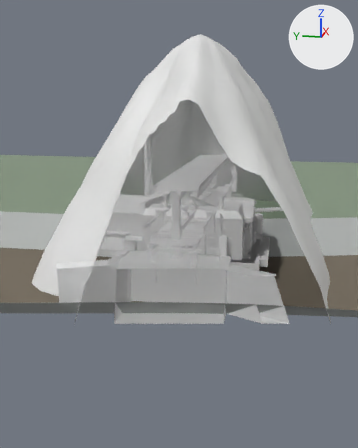
Before and after pictures for a commit that changed the Blender file blender/SM_Env_Pack.blend.
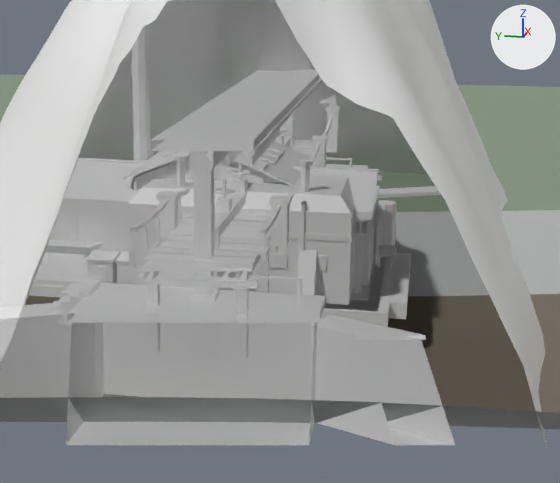
There are two pictures of each version: one whole from a 50 mm camera at (-47.1, -7.4, 14.0) aimed at (-2.3, 1.5, 2.8), one close up on the part from 24% to 94% of the width and 27% to 76% of the height. Arrows for +X, +Y and +Z are at upper right; the lights stay in place. The last two pictures show the newer version. Everything nearer to the camera than a plane just in front of the edit is cut away.

Names of what the first close-up shows: 'SM_Env_BankSampah', 'SM_Env_GunungSampah_3Tiers', 'SM_Env_JembatanUtama', 'SM_Env_KarantinaBiohazard', 'SM_Env_KoperasiDesa', 'SM_Env_PintuAirSiaga1', 'SM_Env_PosMedisB3', 'SM_Env_RiverValleyTerrain'.
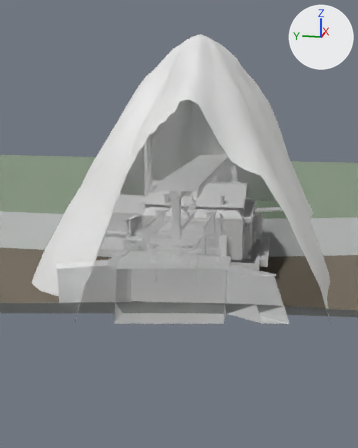
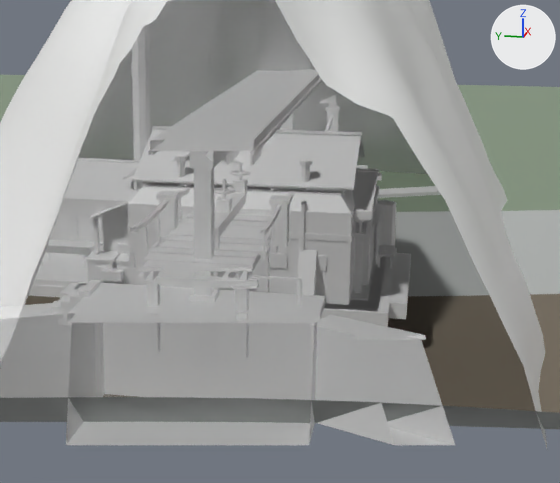
Patch to the scene script:
```diff
--- a/blender/SM_Env_Pack.blend.py
+++ b/blender/SM_Env_Pack.blend.py
@@ mat_m_env_sengkarat @@
+mat_m_env_sengkarat = principled_material('M_Env_SengKarat')
+mat_m_env_sengkarat.base_color = (0.8, 0.8, 0.8)  # white #e7e7e7
@@ mat_m_env_papanpengepul @@
+mat_m_env_papanpengepul = principled_material('M_Env_PapanPengepul')
+mat_m_env_papanpengepul.base_color = (0.8, 0.8, 0.8)  # white #e7e7e7
@@ me_sm_env_gudangpengepul @@
+me_sm_env_gudangpengepul.from_pydata(...)  # 531 vertices, 403 faces; spans x -4.3..4.0, y -4.64..7.0, z -0.5..6.53
+# faces by material slot: [29, 23, 114, 24, 6, 48, 87, 72]
+me_sm_env_gudangpengepul.materials.append(mat_m_env_senggalvanis)  # white #e7e7e7
+me_sm_env_gudangpengepul.materials.append(mat_m_env_sengkarat)  # white #e7e7e7
+me_sm_env_gudangpengepul.materials.append(mat_m_env_kayutiang)  # white #e7e7e7
+me_sm_env_gudangpengepul.materials.append(mat_m_env_kayupapan)  # white #e7e7e7
+me_sm_env_gudangpengepul.materials.append(mat_m_env_betonputih)  # white #e7e7e7
+me_sm_env_gudangpengepul.materials.append(mat_m_env_besigelap)  # white #e7e7e7
+me_sm_env_gudangpengepul.materials.append(mat_m_env_trashpieces)  # white #e7e7e7
+me_sm_env_gudangpengepul.materials.append(mat_m_env_papanpengepul)  # white #e7e7e7
@@ ob_sm_env_gudangpengepul @@
+ob_sm_env_gudangpengepul = bpy.data.objects.new('SM_Env_GudangPengepul', me_sm_env_gudangpengepul)
+ob_sm_env_gudangpengepul.location = (0.0, 0.0, 0.0)
```

Boxes [x1, y1, x2, y2] around the edits, measured in the close-ups (560 x 483 px):
'SM_Env_GudangPengepul', added
    after: [75, 126, 365, 306]
    faces in mat_m_env_sengkarat (white #e7e7e7): [88, 129, 365, 220]
    faces in mat_m_env_senggalvanis (white #e7e7e7): [152, 126, 362, 195]
    faces in mat_m_env_kayutiang (white #e7e7e7): [93, 181, 276, 255]
    faces in mat_m_env_kayupapan (white #e7e7e7): [101, 265, 124, 282]
    faces in mat_m_env_trashpieces (white #e7e7e7): [117, 243, 129, 256]
